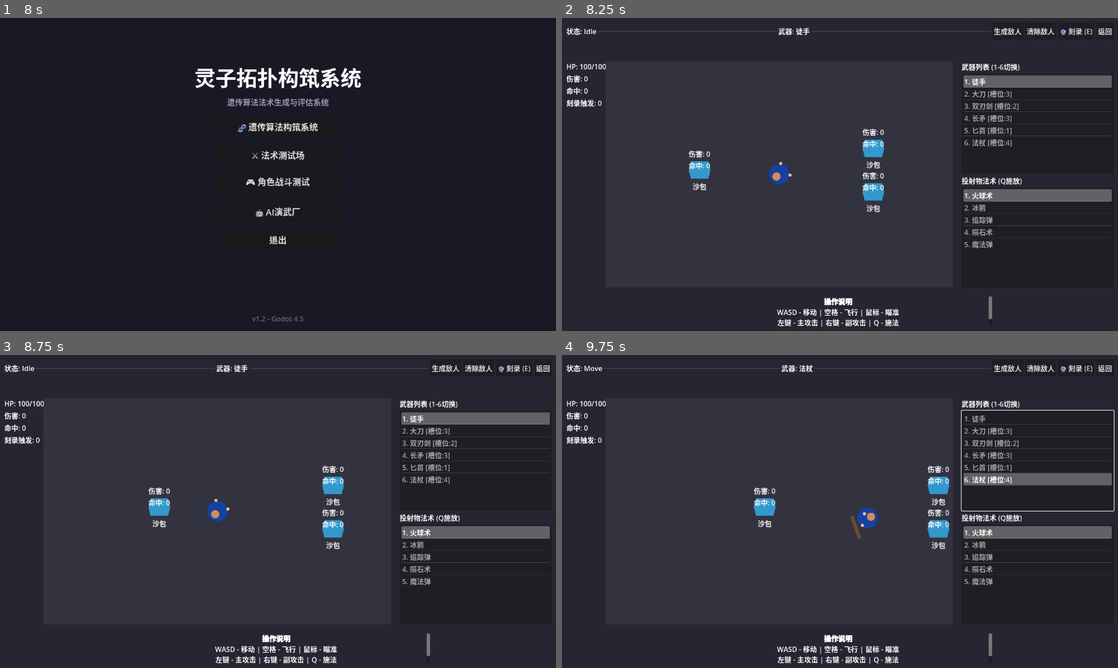
Above: before the commit, frames 1-4 (two rows, left to right).
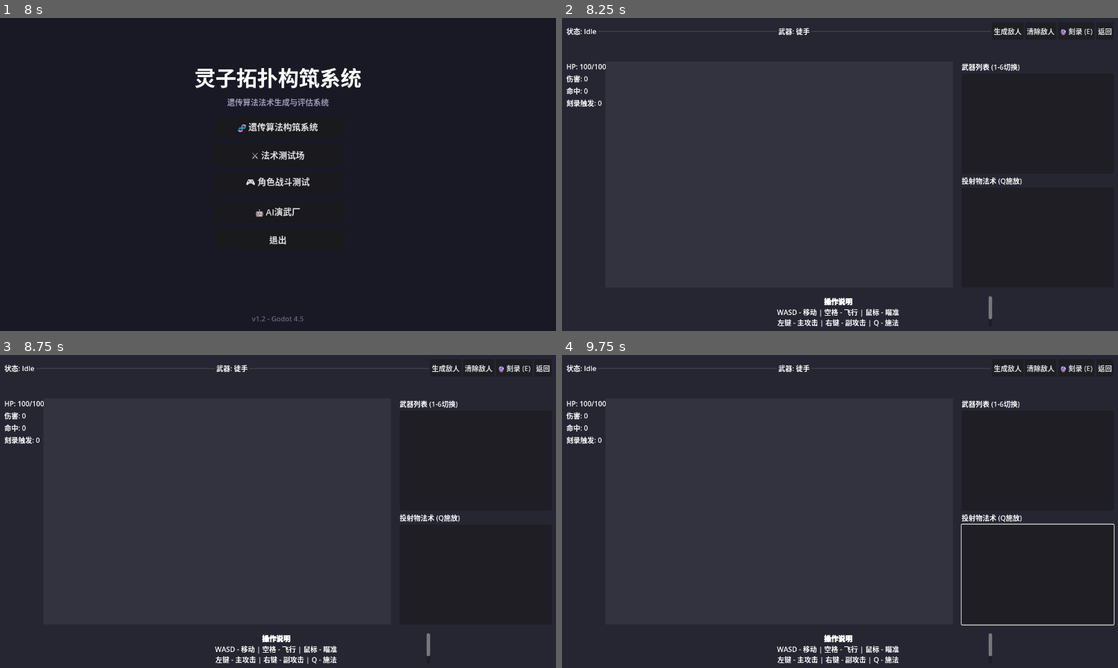
Above: after the commit, the same moments.

Repository: gdszyy/lingzi-topology-system
Game: Godot game, scene res://scenes/main_menu/main_menu.tscn
Same seed, same stepped clock (60 frames per second), same inputs: the game is played once before the commit and once after it.
Inputs (mouse positions are in pixels of both pictures, inside the frame that each line leads up to):
- Up to frame 1 (8 s): click "🧬 遗传算法构筑系统" at 0.5 s; click "开始进化" at 1.25 s; click "开始进化" at 2 s; click "返回主菜单" at 2.75 s; click "⚔️ 法术测试场" at 3.5 s; click "开始测试" at 4.25 s; click "开始测试" at 5 s; click "单体目标" at 5.75 s; click "重置" at 6.5 s; click "返回主菜单" at 7.25 s
- Up to frame 2 (8.25 s): click "🎮 角色战斗测试" at 8 s
- Up to frame 3 (8.75 s): no input
- Up to frame 4 (9.75 s): tap Enter at 8.75 s; move the mouse to (962, 495) at 8.77 s; hold Right (ui_right) 8.78-9.53 s; tap 1 at 8.85 s; click (962, 495) at 8.92 s; tap Space at 9.02 s; move the mouse to (728, 527) at 9.52 s; hold Down (ui_down) from 9.53 s (still down); tap 6 at 9.6 s

Frame 1 is identical in both runs. In frame 2, 4.2% of the frame differs, in the area x 22-99%, y 18-74%; in frame 3, 4.2%; in frame 4, 4.9%, in the area x 4-100%, y 3-87%.
Error in both runs: Invalid assignment of property or key 'radius' with value of type 'float' on a base object of type 'Resource (OnProximityTrigger)'. (res://scripts/genetic_algo…

Commit message:
Fix: Implement status effect logic for enemies and player controllers

Diff:
--- a/scripts/ai/enemy_ai_controller.gd
+++ b/scripts/ai/enemy_ai_controller.gd
@@ -46,6 +46,17 @@
 var attack_cooldown_timer: float = 0.0
 var last_attack_time: float = 0.0
 
+# 状态效果修饰符
+var defense_modifier: float = 0.0
+var accuracy_modifier: float = 0.0
+var evasion_modifier: float = 0.0
+var damage_taken_modifier: float = 1.0
+var damage_output_modifier: float = 1.0
+var speed_modifier: float = 1.0
+var is_frozen: bool = false
+var is_movement_locked: bool = false
+var current_shield: float = 0.0
+
 # 技能系统
 var skill_cooldowns: Dictionary = {}
 
@@ -239,13 +250,18 @@
 
 ## 移动到目标位置
 func move_to(target: Vector2, delta: float) -> void:
+	if is_frozen or is_movement_locked:
+		velocity = Vector2.ZERO
+		return
+
 	var direction = (target - global_position).normalized()
-	var speed = behavior_profile.move_speed * movement_penalty
+	var speed = behavior_profile.move_speed * movement_penalty * speed_modifier
 	velocity = direction * speed
 
 ## 移动到目标附近的最佳距离
 func move_to_engagement_distance(target: Node2D, delta: float) -> void:
-	if target == null:
+	if target == null or is_frozen or is_movement_locked:
+		velocity = Vector2.ZERO
 		return
 
 	var distance = global_position.distance_to(target.global_position)
@@ -266,7 +282,7 @@
 		else:
 			direction = Vector2.ZERO
 
-	var speed = behavior_profile.move_speed * movement_penalty
+	var speed = behavior_profile.move_speed * movement_penalty * speed_modifier
 	velocity = direction * speed
 
 ## 逃离目标
@@ -318,6 +334,9 @@
 	if weapon_data != null:
 		base_damage = weapon_data.base_damage
 		attack_range = weapon_data.attack_range
+
+	# 应用伤害输出修饰符
+	base_damage *= damage_output_modifier
 
 	return {
 		"damage": base_damage,
@@ -327,10 +346,18 @@
 
 ## 应用攻击伤害
 func _apply_attack_damage(target: Node2D, attack: Dictionary, part_type: int) -> void:
-	if target == null:
+	if target == null or is_frozen:
+		is_attacking = false
 		return
 
 	var damage = attack.damage
+
+	# 应用命中率修饰符（简单模拟）
+	if randf() < -accuracy_modifier:
+		# 命中率降低
+		if randf() < 0.5:
+			is_attacking = false
+			return
 
 	# 检查距离
 	var distance = global_position.distance_to(target.global_position)
@@ -421,11 +448,22 @@
 
 ## 承受伤害
 func take_damage(damage: float, source: Node2D = null, target_part_type: int = -1) -> void:
-	var final_damage = damage
+	var final_damage = damage * damage_taken_modifier
+
+	# 护盾优先吸收
+	if current_shield > 0:
+		var shield_absorb = min(current_shield, final_damage)
+		current_shield -= shield_absorb
+		final_damage -= shield_absorb
+
+	if final_damage <= 0:
+		return
 
 	# 二维体素战斗系统处理
 	if use_voxel_system and body_parts.size() > 0:
-		var core_damage = _damage_body_part(target_part_type, final_damage)
+		# 应用防御修饰符到肢体伤害
+		var part_damage = final_damage * (1.0 / (1.0 + max(0, defense_modifier / 100.0)))
+		var core_damage = _damage_body_part(target_part_type, part_damage)
 
 		# 核心伤害传递到能量系统
 		if energy_system != null and core_damage > 0:
@@ -439,10 +477,49 @@
 	damage_taken.emit(final_damage, source)
 	_update_health_bar()
 
-	# 检查是否应该反击
-	if source != null and behavior_profile.should_counter_attack():
-		# 触发反击逻辑
-		pass
+# ==================== 状态效果 API ====================
+
+func set_frozen(frozen: bool) -> void:
+	is_frozen = frozen
+	if is_frozen:
+		stop_movement()
+
+func set_movement_locked(locked: bool) -> void:
+	is_movement_locked = locked
+	if is_movement_locked:
+		stop_movement()
+
+func modify_defense(amount: float) -> void:
+	defense_modifier += amount
+
+func modify_accuracy(amount: float) -> void:
+	accuracy_modifier += amount
+
+func modify_evasion(amount: float) -> void:
+	evasion_modifier += amount
+
+func modify_damage_taken(amount: float) -> void:
+	# amount 是增加的百分比，例如 0.25 表示增加 25% 受到伤害
+	damage_taken_modifier += amount
+
+func modify_damage_output(amount: float) -> void:
+	damage_output_modifier += amount
+
+func modify_move_speed(amount: float) -> void:
+	speed_modifier += amount
+
+func add_shield(amount: float) -> void:
+	current_shield += amount
+
+func apply_status(status_type: int, duration: float, effect_value: float = 0.0) -> void:
+	var runtime_manager = get_tree().get_first_node_in_group("runtime_systems_manager")
+	if runtime_manager != null:
+		var status_data = ApplyStatusActionData.new()
+		status_data.status_type = status_type
+		status_data.duration = duration
+		status_data.effect_value = effect_value
+		status_data._sync_phase_from_status()
+		runtime_manager.apply_status(self, status_data)
 
 ## 对特定肢体造成伤害
 func _damage_body_part(part_type: int, damage: float) -> float:
--- a/scripts/combat/action_executor.gd
+++ b/scripts/combat/action_executor.gd
@@ -136,11 +136,18 @@
 	if target == null:
 		return
 
-	if target.has_method("apply_status"):
+	# 获取 RuntimeSystemsManager 并应用状态效果
+	var runtime_manager = get_tree().get_first_node_in_group("runtime_systems_manager")
+	if runtime_manager != null and runtime_manager.has_method("apply_status"):
+		runtime_manager.apply_status(target, action)
+		status_applied.emit(target, action.get_status_name(), duration)
+
+		# 播放状态效果特效
+		_spawn_status_vfx(target, action.status_type, duration, action.effect_value)
+	elif target.has_method("apply_status"):
+		# 回退方案：如果目标自己实现了 apply_status
 		target.apply_status(action.status_type, duration, action.effect_value)
 		status_applied.emit(target, action.get_status_name(), duration)
-
-		# 播放状态效果特效
 		_spawn_status_vfx(target, action.status_type, duration, action.effect_value)
 
 ## 生成状态效果特效
--- a/scripts/combat/player_controller.gd
+++ b/scripts/combat/player_controller.gd
@@ -56,6 +56,16 @@
 var current_shield: float = 0.0
 var shield_duration: float = 0.0
 
+# 状态效果修饰符
+var defense_modifier: float = 0.0
+var accuracy_modifier: float = 0.0
+var evasion_modifier: float = 0.0
+var damage_taken_modifier: float = 1.0
+var damage_output_modifier: float = 1.0
+var speed_modifier: float = 1.0
+var is_frozen: bool = false
+var is_movement_locked: bool = false
+
 var input_direction: Vector2 = Vector2.ZERO
 var mouse_position: Vector2 = Vector2.ZERO
 var target_angle: float = 0.0
@@ -203,7 +213,7 @@
 		stats.energy_cap_recovered += recovered
 
 func _apply_movement(delta: float) -> void:
-	if not can_move:
+	if not can_move or is_frozen or is_movement_locked:
 		var stop_friction = movement_config.friction_ground if not is_flying else movement_config.friction_flight
 		velocity = velocity.move_toward(Vector2.ZERO, stop_friction * delta)
 		return
@@ -226,8 +236,8 @@
 		acceleration *= current_weapon.get_acceleration_modifier()
 
 	# 应用肢体损伤导致的移动惩罚
-	max_speed *= movement_penalty
-	acceleration *= movement_penalty
+	max_speed *= movement_penalty * speed_modifier
+	acceleration *= movement_penalty * speed_modifier
 
 	## 【优化】攻击时移动速度惩罚（根据武器、攻击和阶段）
 	if is_attacking:
@@ -309,7 +319,7 @@
 ## 承受伤害（二维体素战斗系统核心方法）
 ## 支持指定目标肢体
 func take_damage(damage: float, source: Node2D = null, target_part_type: int = BodyPartData.PartType.TORSO) -> void:
-	var actual_damage = damage
+	var actual_damage = damage * damage_taken_modifier
 
 	# 护盾优先吸收伤害
 	if current_shield > 0:
@@ -319,8 +329,10 @@
 
 	# 剩余伤害由肢体系统处理
 	if actual_damage > 0 and engraving_manager != null:
-		# 对目标肢体造成伤害，并获取传递到核心的伤害值
-		var core_damage = engraving_manager.damage_body_part(target_part_type, actual_damage)
+		# 应用防御修饰符
+		var final_part_damage = actual_damage * (1.0 / (1.0 + max(0, defense_modifier / 100.0)))
+			# 对目标肢体造成伤害，并获取传递到核心的伤害值
+			var core_damage = engraving_manager.damage_body_part(target_part_type, final_part_damage)
 
 		# 记录统计
 		var part_key = BodyPartData.PartType.keys()[target_part_type]
@@ -420,6 +432,49 @@
 func _on_death() -> void:
 	print("[玩家死亡] 能量上限耗尽")
 	# 可以在这里添加死亡处理逻辑
+
+# ==================== 状态效果 API ====================
+
+func set_frozen(frozen: bool) -> void:
+	is_frozen = frozen
+	if is_frozen:
+		can_move = false
+	else:
+		can_move = true
+
+func set_movement_locked(locked: bool) -> void:
+	is_movement_locked = locked
+
+func modify_defense(amount: float) -> void:
+	defense_modifier += amount
+
+func modify_accuracy(amount: float) -> void:
+	accuracy_modifier += amount
+
+func modify_evasion(amount: float) -> void:
+	evasion_modifier += amount
+
+func modify_damage_taken(amount: float) -> void:
+	damage_taken_modifier += amount
+
+func modify_damage_output(amount: float) -> void:
+	damage_output_modifier += amount
+
+func modify_move_speed(amount: float) -> void:
+	speed_modifier += amount
+
+func add_shield(amount: float) -> void:
+	current_shield += amount
+
+func apply_status(status_type: int, duration: float, effect_value: float = 0.0) -> void:
+	var runtime_manager = get_tree().get_first_node_in_group("runtime_systems_manager")
+	if runtime_manager != null:
+		var status_data = ApplyStatusActionData.new()
+		status_data.status_type = status_type
+		status_data.duration = duration
+		status_data.effect_value = effect_value
+		status_data._sync_phase_from_status()
+		runtime_manager.apply_status(self, status_data)
 
 func _on_state_changed(_old_state: State, new_state: State) -> void:
 	state_changed.emit(new_state.name if new_state else "")
--- a/scripts/runtime/chain_system.gd
+++ b/scripts/runtime/chain_system.gd
@@ -266,8 +266,11 @@
 		var status_data = ApplyStatusActionData.new()
 		status_data.status_type = status_type
 		status_data.duration = duration
+		# 确保同步相态
+		status_data._sync_phase_from_status()
 		status_manager.apply_status(target, status_data)
 	elif target.has_method("apply_status"):
+		# 回退方案：如果目标自己实现了 apply_status
 		target.apply_status(status_type, duration)
 
 ## 播放单段链式视觉效果
